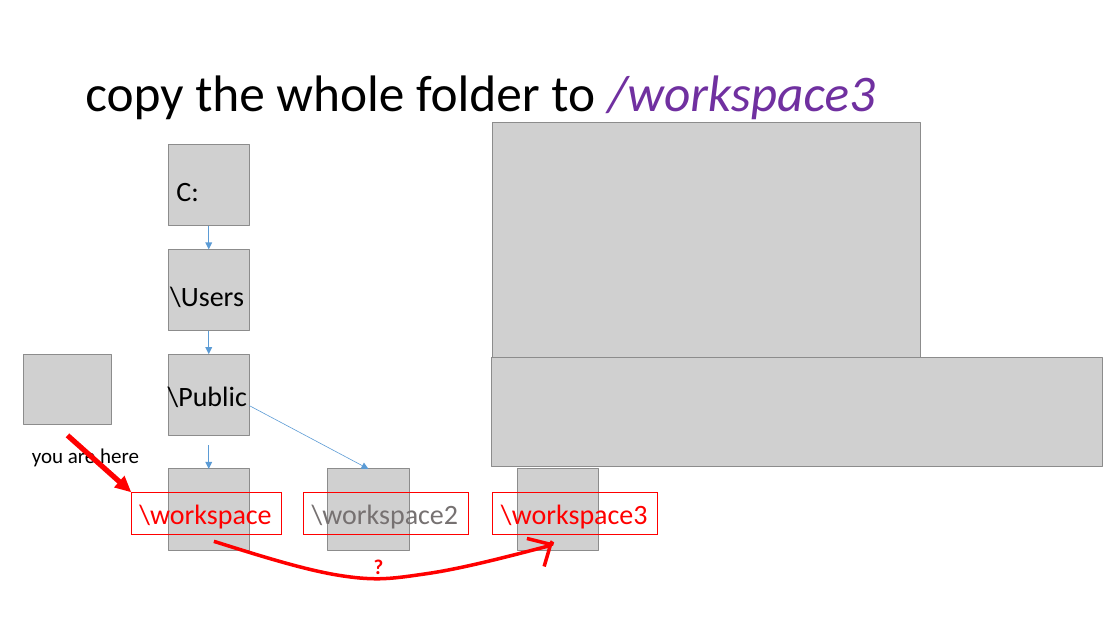
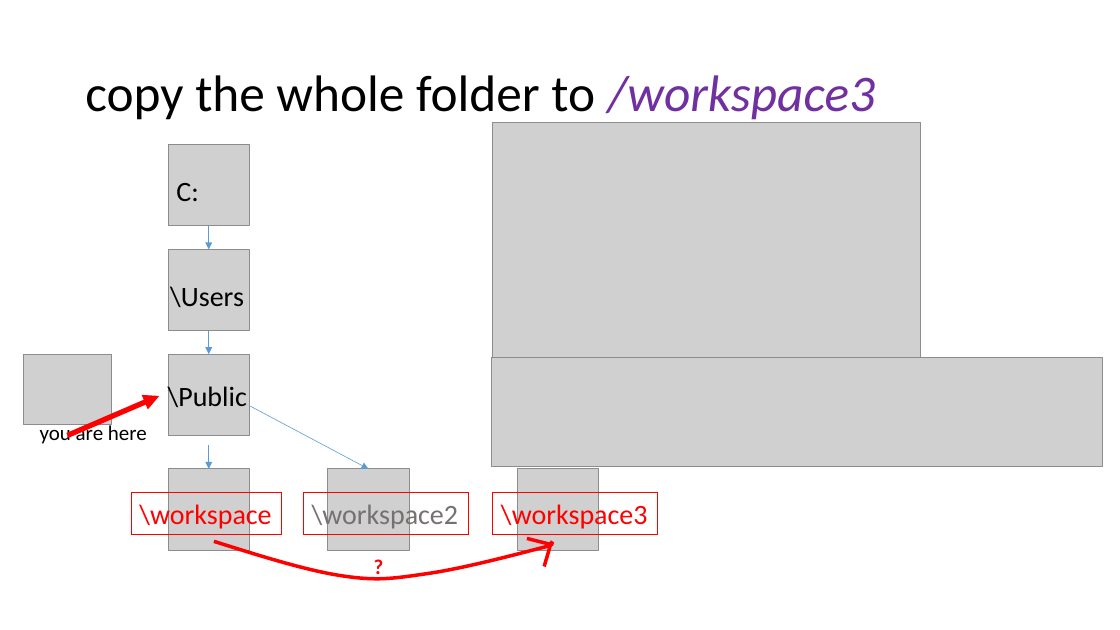
Before and after one commit to frankwxu/digital-forensics-lab, a slide deck: slide 33 of Basic_Computer_Skills_for_Forensics/2_Win_command_line_tutorial.pptx. Drawn at 1120x630 pixels with LibreOffice and Linux fonts; fonts in the diff are those of the drawing; grey boxes stand for pictures; background and template pictures are left out. Boxes give left, top, right and bottom in pixels: in the first picture for what was removed or moved away, otherwise in the second. Text is boxed around its words. In the diff, an @@ line names an element or a change of style, - is before the commit and + after.

```diff
--- a/Basic_Computer_Skills_for_Forensics/2_Win_command_line_tutorial.pptx
+++ b/Basic_Computer_Skills_for_Forensics/2_Win_command_line_tutorial.pptx
@@ text "you are here": place and size @@
-text "you are here" at <box>32,446,139,470</box>
+text "you are here" at <box>40,422,147,444</box>
@@ arrow moved from (67, 435) - (131, 492) to (67, 435) - (160, 396) @@
```
Also in this commit, not shown: 4 other slides changed.
